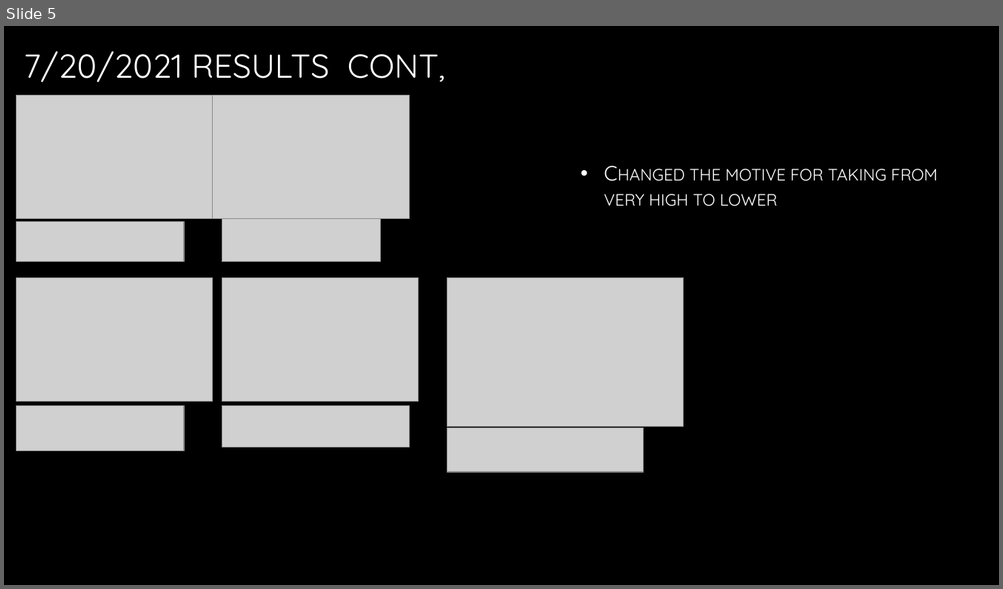
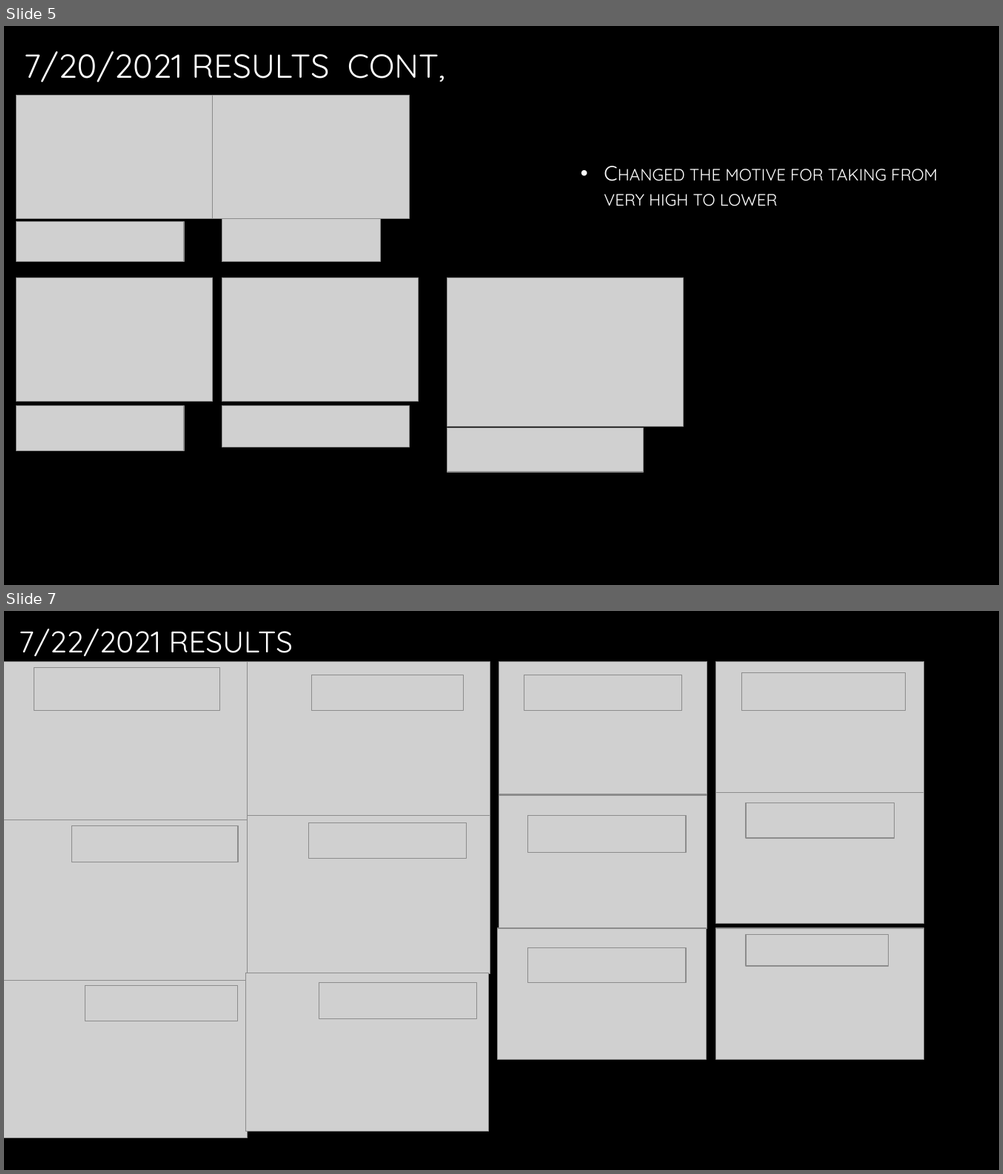
Before and after one commit to kch34/summer_2021, a slide deck: Reinforcement Learning/experiments.pptx. Shown one above the other, each under a label of ours: slide 5 before the commit, slides 5 and 7 after it; the slides between them are not shown. The pictures are 1003x589 and 1003x1174 pixels, drawn with LibreOffice and Linux fonts; fonts in the diff are those of the drawing; grey boxes stand for pictures; background and template pictures are left out. Boxes give left, top, right and bottom in pixels: in the first picture for what was removed or moved away, otherwise in the second. Text is boxed around its words. In the diff, an @@ line names an element or a change of style, - is before the commit and + after.

```diff
--- a/Reinforcement Learning/experiments.pptx
+++ b/Reinforcement Learning/experiments.pptx
@@ slide 7 added at <box>4,611,999,1170</box>, background picture (left out) @@
@@ title added at <box>19,629,293,656</box>, 28.8 pt, text gradient #FFFFFF to #A6A6A6 @@
+7/22/2021 RESULTS
@@ picture added at <box>4,662,247,820</box> @@
@@ picture added at <box>34,668,219,711</box> @@
@@ picture added at <box>247,662,490,820</box> @@
@@ picture added at <box>311,675,463,711</box> @@
@@ picture added at <box>498,662,707,795</box> @@
@@ picture added at <box>524,675,683,711</box> @@
@@ picture added at <box>716,662,924,793</box> @@
@@ picture added at <box>742,672,905,710</box> @@
@@ picture added at <box>498,796,707,929</box> @@
@@ picture added at <box>716,792,924,923</box> @@
@@ picture added at <box>745,803,894,839</box> @@
@@ picture added at <box>4,820,247,980</box> @@
@@ picture added at <box>72,826,239,863</box> @@
@@ picture added at <box>247,816,490,974</box> @@
@@ picture added at <box>308,823,466,859</box> @@
@@ picture added at <box>528,816,686,853</box> @@
@@ picture added at <box>498,929,706,1060</box> @@
@@ picture added at <box>716,929,924,1060</box> @@
@@ picture added at <box>745,935,888,967</box> @@
@@ picture added at <box>528,948,686,983</box> @@
@@ picture added at <box>4,980,247,1139</box> @@
@@ picture added at <box>85,986,238,1022</box> @@
@@ picture added at <box>246,974,489,1132</box> @@
@@ picture added at <box>318,983,477,1020</box> @@
```
Also in this commit, not shown: 3 other slides added, 29 other files.
